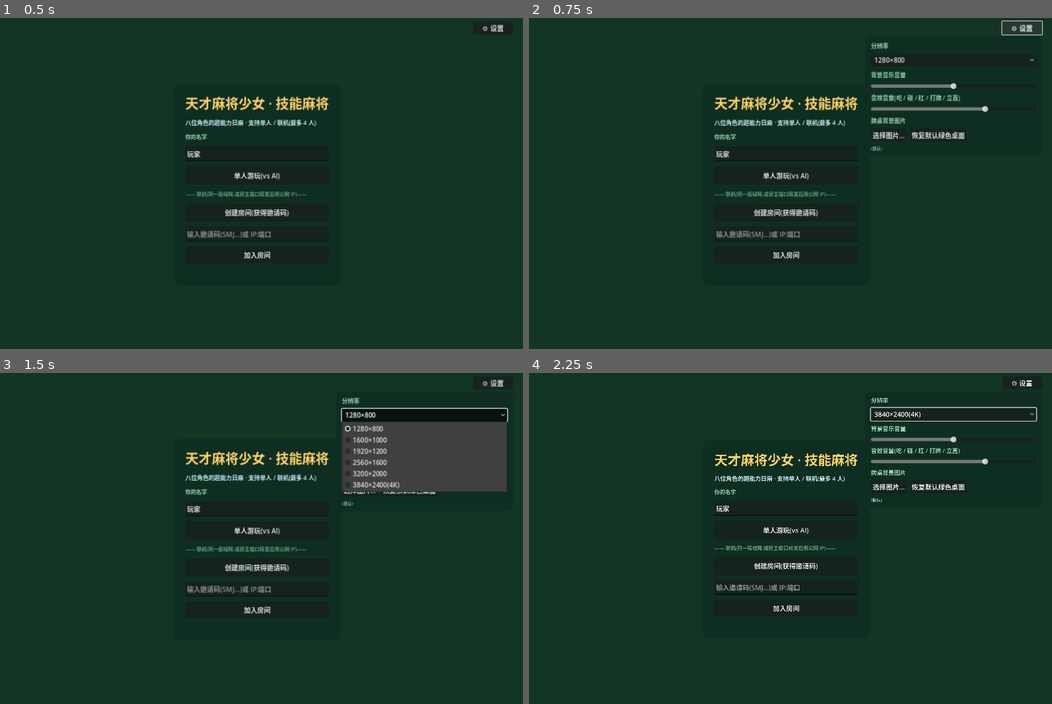
Above: before the commit, frames 1-4 (two rows, left to right).
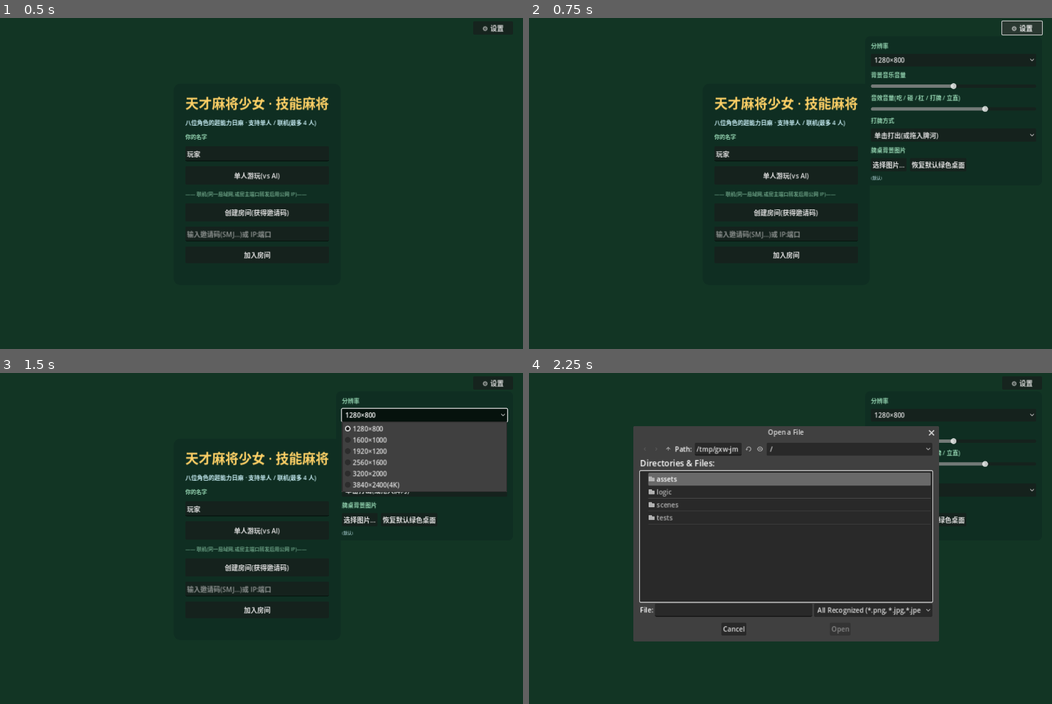
Above: after the commit, the same moments.

Repository: yfh349958021/saki-mahjong-godot
Game: Godot game, scene res://scenes/main.tscn
Same seed, same stepped clock (60 frames per second), same inputs: the game is played once before the commit and once after it.
Inputs:
- Up to frame 1 (0.5 s): no input
- Up to frame 2 (0.75 s): click "⚙ 设置" at 0.5 s
- Up to frame 3 (1.5 s): click "1280×800" at 1.25 s
- Up to frame 4 (2.25 s): click "选择图片…" at 2 s

Frame 1 is identical in both runs. In frame 2, 0.8% of the frame differs, in the area x 65-97%, y 30-49%; in frame 3, 0.5%; in frame 4, 24%, in the area x 19-98%, y 2-82%.

Commit message:
设置新增打牌方式切换(单击/双击);拖拽改为牌本体跟手(原位留空,松手还原或打出)
- 设置面板新增「打牌方式」:双击打出 / 单击打出,持久化
- 拖动时该牌从手牌行摘出、跟随鼠标(原位留空可见),松手在牌河内=打出,
  在牌河外=放回原槽位
- tests/hand_input_smoke.gd:5 条交互路径(双击选打/单击直打/拖入/拖出)全通过

Diff:
--- a/main.gd
+++ b/main.gd
@@ -52,8 +52,10 @@
 var _hover_kind := -1
 var _selected_hand_idx := -1      # 点选浮起的手牌(实际下标)
 var _drawn_gap := false           # 本次刷新:摸牌前是否有间隔
-var _press := {}                  # 手牌按住状态 {index,pos,moved,time}
-var _drag_ghost: Control
+var _press := {}                  # 手牌按住状态 {index,pos,moved,time,detached}
+var _cfg_click_mode := 1          # 打牌方式:0 单击打出 / 1 双击打出
+var _drag_control: Control        # 拖动中的牌控件(已从手牌行摘出)
+var _drag_slot := -1              # 摘出前的显示槽位(松手还原用)
 var _skill_popup: PanelContainer
 var _settings_layer: CanvasLayer
 var _settings_panel: PanelContainer
@@ -721,6 +723,7 @@
 ## 自家手牌牌张:点选浮起;双击打出;按住拖入牌河范围松手 = 打出。
 func _make_hand_tile(tile_id: int, real_idx: int) -> Control:
 	var tile := _make_tile(tile_id, false, false)
+	tile.set_meta("real_idx", real_idx)
 	tile.mouse_filter = Control.MOUSE_FILTER_STOP
 	tile.gui_input.connect(func(event: InputEvent):
 		_on_hand_gui_input(tile_id, real_idx, event))
@@ -743,26 +746,34 @@
 		if _press.get("index", -1) == real_idx \
 				and event.global_position.distance_to(_press.get("pos", event.global_position)) > 24.0:
 			_press["moved"] = true
-			_update_drag_ghost(tile_id, event.global_position)
+			if not _press.get("detached", false):
+				_press["detached"] = true
+				_detach_hand_tile(real_idx)
+			if _drag_control != null and is_instance_valid(_drag_control):
+				_drag_control.position = event.global_position - Vector2(TILE_W / 2.0, TILE_H / 2.0)
 
 
 func _handle_hand_release(mouse_pos: Vector2) -> void:
 	var idx: int = _press.get("index", -1)
 	var moved: bool = _press.get("moved", false)
-	var tile_id: int = _press.get("tile_id", -1)
-	_remove_drag_ghost()
 	if idx < 0:
 		return
 	if moved:
-		# 拖拽:松手位置在自家牌河范围内 = 打出
+		# 拖拽:松手位置在自家牌河范围内 = 打出(牌控件随弃);否则放回原位
 		var grid: GridContainer = _river_grids[0]
 		var rect: Rect2 = grid.get_global_rect().grow(30)
 		if rect.has_point(mouse_pos):
+			if _drag_control != null and is_instance_valid(_drag_control):
+				_drag_control.queue_free()
+				_drag_control = null
+			_press = {}
 			_do_discard(idx)
-		_press = {}
-		_layout_hand_row()
-		return
-	# 单击:模式优先(立直/咲选牌);普通模式点选浮起,双击打出
+		else:
+			_restore_hand_tile()
+			_press = {}
+			_layout_hand_row()
+		return
+	# 单击:模式优先(立直/咲选牌);之后按打牌方式设置
 	if _mode == "riichi":
 		_press = {}
 		if _net_act("riichi", {"index": idx}):
@@ -778,8 +789,13 @@
 		_mode = "saki_delta"
 		_refresh()
 		return
-	var now := Time.get_ticks_msec()
-	if idx == _selected_hand_idx and now - int(_press.get("time", 0)) < 450:
+	if _cfg_click_mode == 0:
+		# 单击打出模式
+		_press = {}
+		_do_discard(idx)
+		return
+	# 双击打出模式:点选浮起,再点同一张即打出
+	if idx == _selected_hand_idx:
 		_press = {}
 		_do_discard(idx)
 		return
@@ -796,21 +812,27 @@
 	_refresh()
 
 
-func _update_drag_ghost(tile_id: int, mouse_pos: Vector2) -> void:
-	if _drag_ghost == null or not is_instance_valid(_drag_ghost):
-		_drag_ghost = _make_tile(tile_id, false, false)
-		_drag_ghost.modulate = Color(1, 1, 1, 0.6)
-		_drag_ghost.mouse_filter = Control.MOUSE_FILTER_IGNORE
-		_drag_ghost.z_index = 50
-		_game_root.add_child(_drag_ghost)
-	_drag_ghost.visible = true
-	_drag_ghost.position = mouse_pos - Vector2(TILE_W / 2.0, TILE_H / 2.0)
-
-
-func _remove_drag_ghost() -> void:
-	if _drag_ghost != null and is_instance_valid(_drag_ghost):
-		_drag_ghost.queue_free()
-	_drag_ghost = null
+## 拖拽开始:把牌控件从手牌行摘出(原位留空),挂到顶层跟手。
+func _detach_hand_tile(real_idx: int) -> void:
+	for c in _hand_box.get_children():
+		if c is Control and int(c.get_meta("real_idx", -1)) == real_idx:
+			_drag_slot = c.get_index()
+			_hand_box.remove_child(c)
+			_drag_control = c
+			_drag_control.z_index = 60
+			_drag_control.position = get_global_mouse_position() - Vector2(TILE_W / 2.0, TILE_H / 2.0)
+			_game_root.add_child(_drag_control)
+			return
+
+
+## 拖拽未打出:牌控件放回手牌行原槽位。
+func _restore_hand_tile() -> void:
+	if _drag_control != null and is_instance_valid(_drag_control):
+		_drag_control.z_index = 0
+		_hand_box.add_child(_drag_control)
+		_hand_box.move_child(_drag_control, clampi(_drag_slot, 0, _hand_box.get_child_count() - 1))
+	_drag_control = null
+	_drag_slot = -1
 
 
 ## 鼠标悬停手牌时,高亮自家牌河中的同种牌(振听/现物提示)。
@@ -987,15 +1009,18 @@
 		_cfg_bgm = int(cf.get_value("audio", "bgm", 50))
 		_cfg_sfx = int(cf.get_value("audio", "sfx", 70))
 		_cfg_bg_path = str(cf.get_value("video", "table_bg", ""))
+		_cfg_click_mode = int(cf.get_value("input", "click_mode", 1))
 	_cfg_res_idx = clampi(_cfg_res_idx, 0, RES_PRESETS.size() - 1)
 	_cfg_bgm = clampi(_cfg_bgm, 0, 100)
 	_cfg_sfx = clampi(_cfg_sfx, 0, 100)
+	_cfg_click_mode = clampi(_cfg_click_mode, 0, 1)
 
 
 func _save_settings() -> void:
 	var cf := ConfigFile.new()
 	cf.set_value("video", "resolution", _cfg_res_idx)
 	cf.set_value("video", "table_bg", _cfg_bg_path)
+	cf.set_value("input", "click_mode", _cfg_click_mode)
 	cf.set_value("audio", "bgm", _cfg_bgm)
 	cf.set_value("audio", "sfx", _cfg_sfx)
 	cf.save(SETTINGS_PATH)
@@ -1070,6 +1095,16 @@
 		_apply_volumes()
 		_save_settings())
 	box.add_child(sfx)
+
+	box.add_child(_make_label("打牌方式", 14, Color("95d5b2")))
+	var click_opt := OptionButton.new()
+	click_opt.add_item("双击打出(或拖入牌河)")
+	click_opt.add_item("单击打出(或拖入牌河)")
+	click_opt.selected = _cfg_click_mode
+	click_opt.item_selected.connect(func(i):
+		_cfg_click_mode = i
+		_save_settings())
+	box.add_child(click_opt)
 
 	box.add_child(_make_label("牌桌背景图片", 14, Color("95d5b2")))
 	var bg_row := HBoxContainer.new()
--- /dev/null
+++ b/tests/hand_input_smoke.gd
@@ -0,0 +1,86 @@
+extends SceneTree
+## 手牌交互烟雾测试:合成鼠标事件驱动 点选/双击/拖拽(跟手)逻辑。
+
+var main
+var table: MTable
+
+
+func _mk_mouse(pos: Vector2, pressed: bool) -> InputEventMouseButton:
+	var ev := InputEventMouseButton.new()
+	ev.button_index = MOUSE_BUTTON_LEFT
+	ev.pressed = pressed
+	ev.position = pos
+	ev.global_position = pos
+	return ev
+
+
+func _mk_motion(pos: Vector2) -> InputEventMouseMotion:
+	var ev := InputEventMouseMotion.new()
+	ev.position = pos
+	ev.global_position = pos
+	ev.button_mask = MOUSE_BUTTON_MASK_LEFT
+	return ev
+
+
+func force_my_turn() -> void:
+	table.phase = "await_discard"
+	table.current_seat = 0
+
+
+var ran := false
+
+
+func _initialize() -> void:
+	main = load("res://main.gd").new()
+	root.add_child(main)
+
+
+func _process(_d: float) -> bool:
+	if ran:
+		return false
+	ran = true
+	main._picked_skill = "saki"
+	main._start_game()
+	table = main.table
+	force_my_turn()
+	# 默认双击模式:单击点选
+	var tid0: int = table.players[0].hand[0]
+	main._on_hand_gui_input(tid0, 0, _mk_mouse(Vector2(300, 720), true))
+	main._on_hand_gui_input(tid0, 0, _mk_mouse(Vector2(300, 720), false))
+	print("[t1] 双击模式点选 _selected=", main._selected_hand_idx, " (期望 0)")
+	# 再点同牌 = 打出
+	var size_before: int = table.players[0].hand.size()
+	main._on_hand_gui_input(tid0, 0, _mk_mouse(Vector2(300, 720), true))
+	main._on_hand_gui_input(tid0, 0, _mk_mouse(Vector2(300, 720), false))
+	print("[t2] 双击打出 13->", table.players[0].hand.size(), " 期望 12")
+	# 切换单击模式:单击直接打出
+	main._cfg_click_mode = 0
+	force_my_turn()
+	var size_b2: int = table.players[0].hand.size()
+	var tid1: int = table.players[0].hand[0]
+	main._on_hand_gui_input(tid1, 0, _mk_mouse(Vector2(300, 720), true))
+	main._on_hand_gui_input(tid1, 0, _mk_mouse(Vector2(300, 720), false))
+	print("[t3] 单击模式打出 13->", table.players[0].hand.size(), " 期望 ", size_b2 - 1)
+	# 拖拽:摘出跟手,松手在牌河内 = 打出
+	main._cfg_click_mode = 1
+	force_my_turn()
+	var size_b3: int = table.players[0].hand.size()
+	var tid2: int = table.players[0].hand[1]
+	var river_c: Vector2 = main._river_grids[0].get_global_rect().get_center()
+	main._on_hand_gui_input(tid2, 1, _mk_mouse(Vector2(300, 720), true))
+	main._on_hand_gui_input(tid2, 1, _mk_motion(river_c + Vector2(60, 30)))
+	main._on_hand_gui_input(tid2, 1, _mk_mouse(river_c, false))
+	var detached: bool = main._drag_control == null
+	print("[t4] 拖拽跟手 detached=", detached, " 打出 ", size_b3, "->", table.players[0].hand.size(), " 期望 ", size_b3 - 1)
+	# 拖拽:松手在牌河外 = 放回
+	force_my_turn()
+	var size_b4: int = table.players[0].hand.size()
+	var tid3: int = table.players[0].hand[2]
+	main._on_hand_gui_input(tid3, 2, _mk_mouse(Vector2(300, 720), true))
+	main._on_hand_gui_input(tid3, 2, _mk_motion(Vector2(100, 100)))
+	var detached2: bool = main._drag_control != null
+	main._on_hand_gui_input(tid3, 2, _mk_mouse(Vector2(100, 100), false))
+	var restored: bool = main._drag_control == null
+	print("[t5] 拖拽外松手 detached=", detached2, " 放回=", restored, " 手牌 ", size_b4, "->", table.players[0].hand.size(), " 期望不变")
+	quit(0)
+	return false
